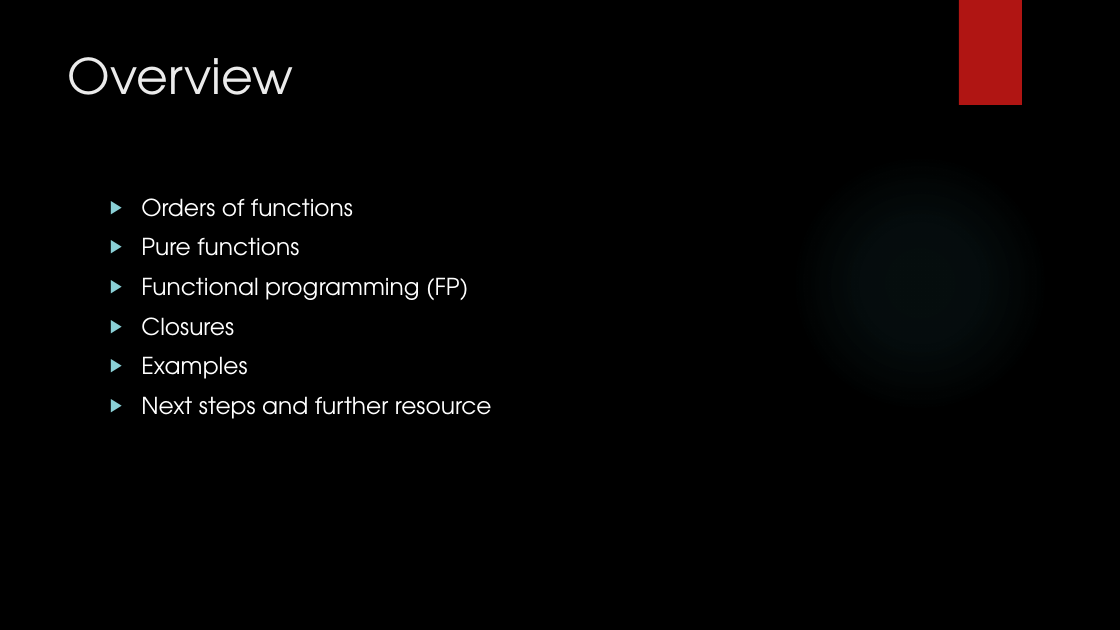
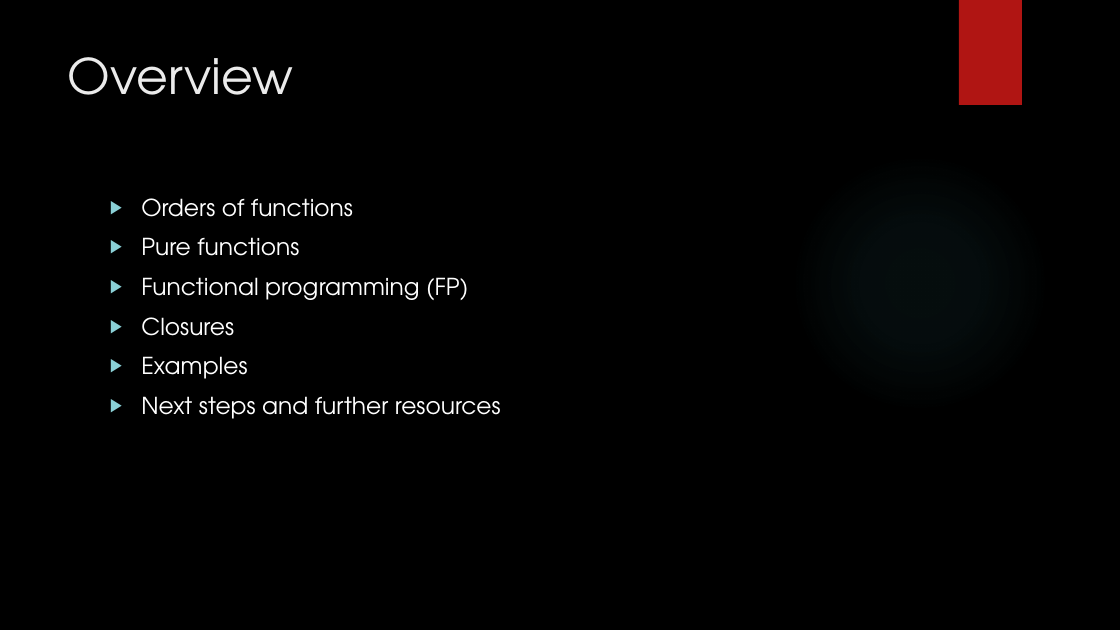
Before and after one commit to dennisdietrich/FpWithCSharp, a slide deck: slide 2 of doc/GetFuncY.pptx. Drawn at 1120x630 pixels with LibreOffice and Linux fonts; fonts in the diff are those of the drawing; background and template pictures are left out. Boxes give left, top, right and bottom in pixels: in the first picture for what was removed or moved away, otherwise in the second. Text is boxed around its words. In the diff, an @@ line names an element or a change of style, - is before the commit and + after.

```diff
--- a/doc/GetFuncY.pptx
+++ b/doc/GetFuncY.pptx
@@ text at (141, 396, 501, 419): text changed @@
-▶ Next steps and further resource
+▶ Next steps and further resources
```
Also in this commit, not shown: 4 other slides changed, 2 slides added.
